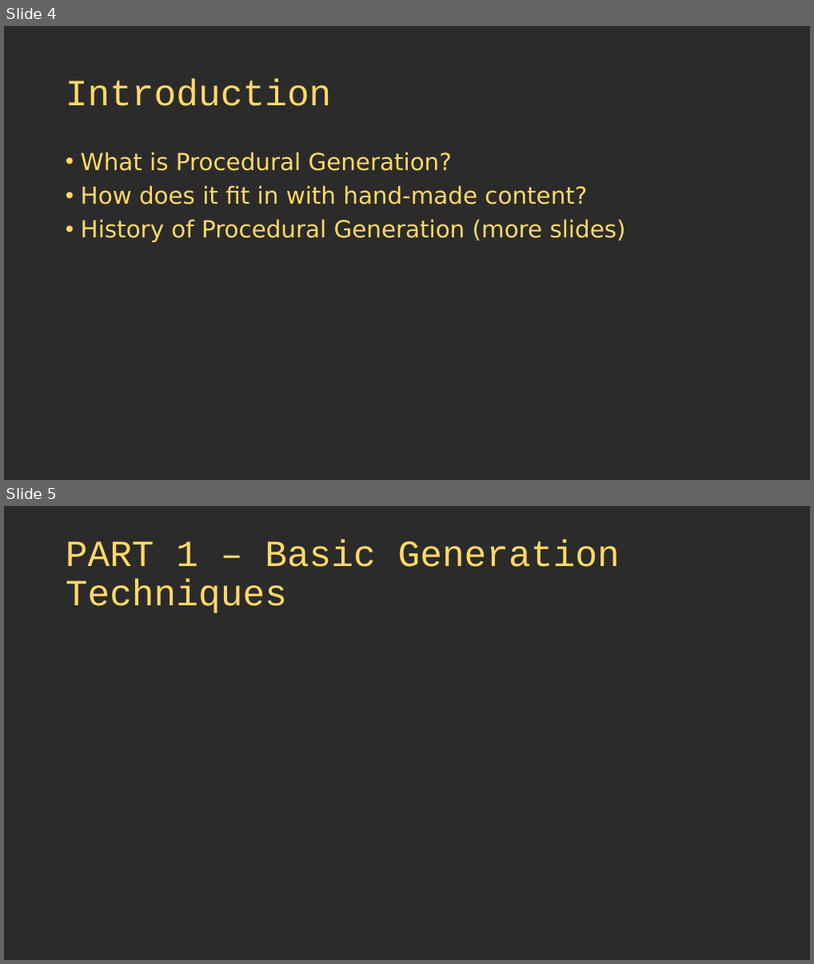
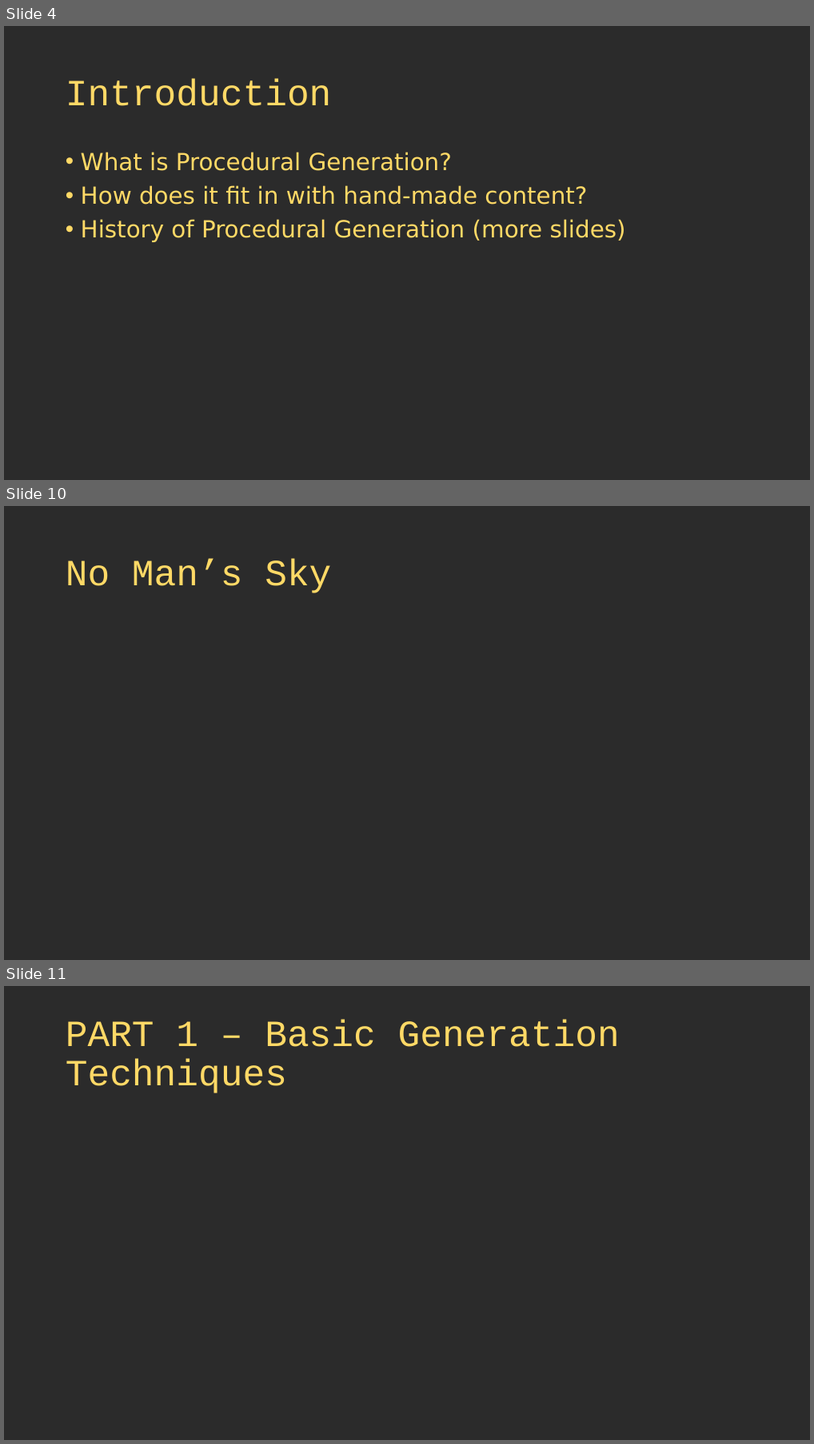
Before and after one commit to thebracket/roguelike-celebration-2020, a slide deck: Procedural Map Generation Techniques.pptx. Shown one above the other, each under a label of ours: slides 4 and 5 before the commit, slides 4, 10 and 11 after it; the slides between them are not shown. The pictures are 814x964 and 814x1444 pixels, drawn with LibreOffice and Linux fonts; fonts in the diff are those of the drawing; background and template pictures are left out; a plain dark background stands for a picture behind light text. Boxes give left, top, right and bottom in pixels: in the first picture for what was removed or moved away, otherwise in the second. Text is boxed around its words. In the diff, an @@ line names an element or a change of style, - is before the commit and + after.

```diff
--- a/Procedural Map Generation Techniques.pptx
+++ b/Procedural Map Generation Techniques.pptx
@@ slide 10 added at (4, 506, 810, 960), background picture (left out) @@
@@ title added at (66, 560, 331, 593), 44 pt, text #FFD966 @@
+No Man’s Sky
@@ what was slide 5 is now slide 11 @@
```
Also in this commit, not shown: 1 slide changed, 16 other slides added, 2 slides removed, 4 other files.
